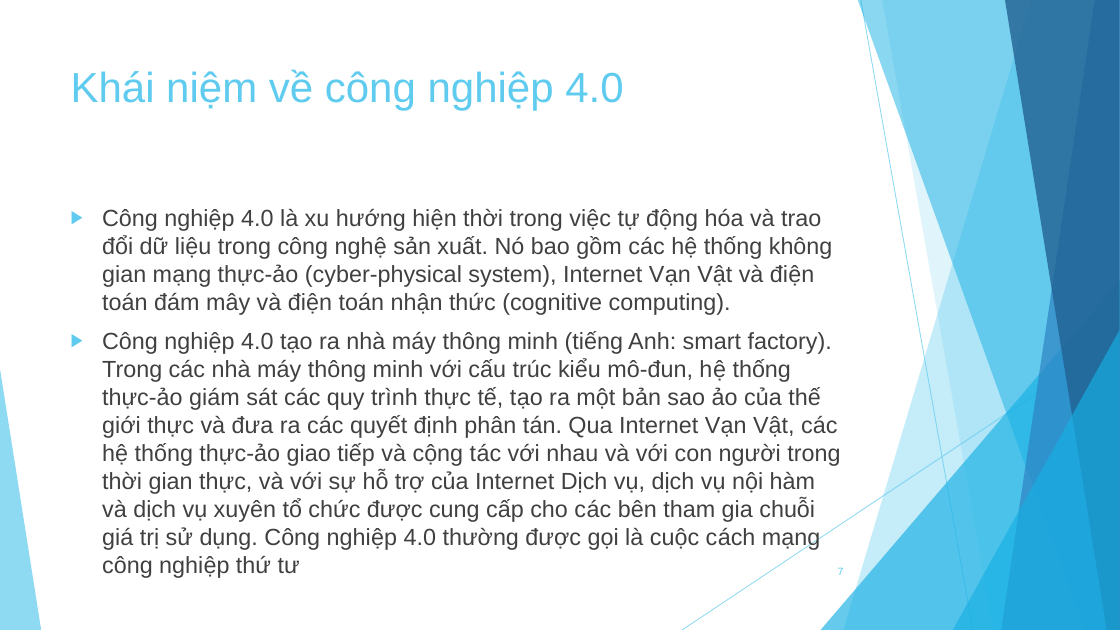
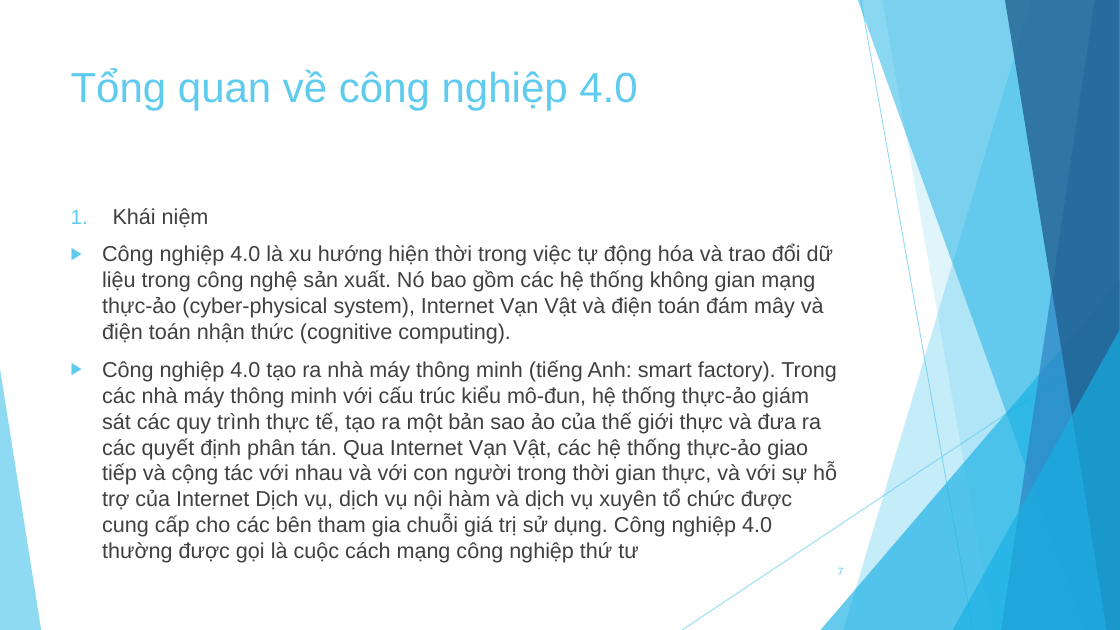
Before and after one commit to knst18ck2/KNST, a slide deck: slide 7 of Báo cáo.pptx. Drawn at 1120x630 pixels with LibreOffice and Linux fonts; fonts in the diff are those of the drawing. Boxes give left, top, right and bottom in pixels: in the first picture for what was removed or moved away, otherwise in the second. Text is boxed around its words. In the diff, an @@ line names an element or a change of style, - is before the commit and + after.

```diff
--- a/Báo cáo.pptx
+++ b/Báo cáo.pptx
@@ title at bbox=[71, 68, 637, 110]: text changed @@
-Khái niệm về công nghiệp 4.0
+Tổng quan về công nghiệp 4.0
@@ text at bbox=[113, 208, 209, 228]: paragraph added @@
+1. Khái niệm
@@ text at bbox=[102, 244, 837, 563]: size 20 to 18.5 pt @@
```
Also in this commit, not shown: 2 other slides changed, 1 slide added.
